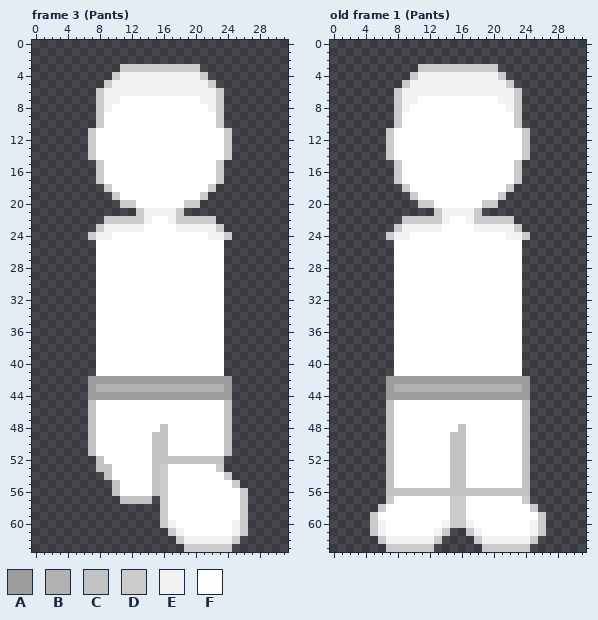
Pixel-art file, stored at Assets/Sprites/Player/Front/Clothes/Legs.aseprite. This is how it looked before the edit.
32x64 pixels, 3 frames. Shown: frame 3 (Pants), old frame 1 (Pants). The commit also changed other frames, which this record leaves out.
Visible layers, top first: "Legs", "Layer 1".
Palette (. is transparent): A #9c9c9c  B #b1b1b1  C #c2c2c2  D #cbcbcb  E #f2f2f2  F #ffffff
Pixels before, frame 3 (Pants), first column x 7:
 3 ....DDDDDDDDDD......
 4 ...DEEEEEEEEEED.....
 5 ..DEEEEEEEEEEEED....
 6 .DEEEEEEEEEEEEEED...
 7 .DEEFFFFFFFFFFEED...
 8 .DEFFFFFFFFFFFFED...
 9 .DFFFFFFFFFFFFFFD...
10 .DFFFFFFFFFFFFFFD...
11 DFFFFFFFFFFFFFFFFD..
12 DFFFFFFFFFFFFFFFFD..
13 DFFFFFFFFFFFFFFFFD..
14 DFFFFFFFFFFFFFFFFD..
15 .DFFFFFFFFFFFFFFD...
16 .DFFFFFFFFFFFFFFD...
17 .DFFFFFFFFFFFFFFD...
18 ..DFFFFFFFFFFFFD....
19 ...DFFFFFFFFFFD.....
20 ....DDFFFFFFDD......
21 ......DEEEED........
22 ..DDDDDEFFEDDDDD....
23 .DEEEEEFFFFEEEEED...
24 DEEFFFFFFFFFFFFEED..
25 .FFFFFFFFFFFFFFFF...
26 .FFFFFFFFFFFFFFFF...
27 .FFFFFFFFFFFFFFFF...
28 .FFFFFFFFFFFFFFFF...
29 .FFFFFFFFFFFFFFFF...
30 .FFFFFFFFFFFFFFFF...
31 .FFFFFFFFFFFFFFFF...
32 .FFFFFFFFFFFFFFFF...
33 .FFFFFFFFFFFFFFFF...
34 .FFFFFFFFFFFFFFFF...
35 .FFFFFFFFFFFFFFFF...
36 .FFFFFFFFFFFFFFFF...
37 .FFFFFFFFFFFFFFFF...
38 .FFFFFFFFFFFFFFFF...
39 .FFFFFFFFFFFFFFFF...
40 .FFFFFFFFFFFFFFFF...
41 .FFFFFFFFFFFFFFFF...
42 AAAAAAAAAAAAAAAAAA..
43 ABBBBBBBBBBBBBBBBA..
44 AAAAAAAAAAAAAAAAAA..
45 CFFFFFFFFFFFFFFFFC..
46 CFFFFFFFFFFFFFFFFC..
47 CFFFFFFFFFFFFFFFFC..
48 CFFFFFFFFCFFFFFFFC..
49 CFFFFFFFCCFFFFFFFC..
50 CFFFFFFFCCFFFFFFFC..
51 CFFFFFFFCCFFFFFFFC..
52 .CFFFFFFCCCCCCCCC...
53 .CCFFFFFCDFFFFFFD...
54 ..CFFFFFCDFFFFFFFD..
55 ...CFFFFCDFFFFFFFFD.
56 ...CFFFFCDFFFFFFFFFD
57 ....CCCC.DFFFFFFFFFD
58 .........DFFFFFFFFFD
59 .........DFFFFFFFFFD
60 .........DEFFFFFFFED
61 ..........DEFFFFFFED
62 ...........DEEEEEED.
63 ............DDDDDD..
Pixels before, old frame 1 (Pants), first column x 5:
 3 ......DDDDDDDDDD......
 4 .....DEEEEEEEEEED.....
 5 ....DEEEEEEEEEEEED....
 6 ...DEEEEEEEEEEEEEED...
 7 ...DEEFFFFFFFFFFEED...
 8 ...DEFFFFFFFFFFFFED...
 9 ...DFFFFFFFFFFFFFFD...
10 ...DFFFFFFFFFFFFFFD...
11 ..DFFFFFFFFFFFFFFFFD..
12 ..DFFFFFFFFFFFFFFFFD..
13 ..DFFFFFFFFFFFFFFFFD..
14 ..DFFFFFFFFFFFFFFFFD..
15 ...DFFFFFFFFFFFFFFD...
16 ...DFFFFFFFFFFFFFFD...
17 ...DFFFFFFFFFFFFFFD...
18 ....DFFFFFFFFFFFFD....
19 .....DFFFFFFFFFFD.....
20 ......DDFFFFFFDD......
21 ........DEEEED........
22 ....DDDDDEFFEDDDDD....
23 ...DEEEEEFFFFEEEEED...
24 ..DEEFFFFFFFFFFFFEED..
25 ...FFFFFFFFFFFFFFFF...
26 ...FFFFFFFFFFFFFFFF...
27 ...FFFFFFFFFFFFFFFF...
28 ...FFFFFFFFFFFFFFFF...
29 ...FFFFFFFFFFFFFFFF...
30 ...FFFFFFFFFFFFFFFF...
31 ...FFFFFFFFFFFFFFFF...
32 ...FFFFFFFFFFFFFFFF...
33 ...FFFFFFFFFFFFFFFF...
34 ...FFFFFFFFFFFFFFFF...
35 ...FFFFFFFFFFFFFFFF...
36 ...FFFFFFFFFFFFFFFF...
37 ...FFFFFFFFFFFFFFFF...
38 ...FFFFFFFFFFFFFFFF...
39 ...FFFFFFFFFFFFFFFF...
40 ...FFFFFFFFFFFFFFFF...
41 ...FFFFFFFFFFFFFFFF...
42 ..AAAAAAAAAAAAAAAAAA..
43 ..ABBBBBBBBBBBBBBBBA..
44 ..AAAAAAAAAAAAAAAAAA..
45 ..CFFFFFFFFFFFFFFFFC..
46 ..CFFFFFFFFFFFFFFFFC..
47 ..CFFFFFFFFFFFFFFFFC..
48 ..CFFFFFFFFCFFFFFFFC..
49 ..CFFFFFFFCCFFFFFFFC..
50 ..CFFFFFFFCCFFFFFFFC..
51 ..CFFFFFFFCCFFFFFFFC..
52 ..CFFFFFFFCCFFFFFFFC..
53 ..CFFFFFFFCCFFFFFFFC..
54 ..CFFFFFFFCCFFFFFFFC..
55 ..CFFFFFFFCCFFFFFFFC..
56 ..CCCCCCCCCCCCCCCCCC..
57 ..DFFFFFFFDDFFFFFFFD..
58 .DFFFFFFFFDDFFFFFFFFD.
59 DFFFFFFFFFDDFFFFFFFFFD
60 DEFFFFFFFEDDEFFFFFFFED
61 DEFFFFFFED..DEFFFFFFED
62 .DEEEEEED....DEEEEEED.
63 ..DDDDDD......DDDDDD..
Once edited:
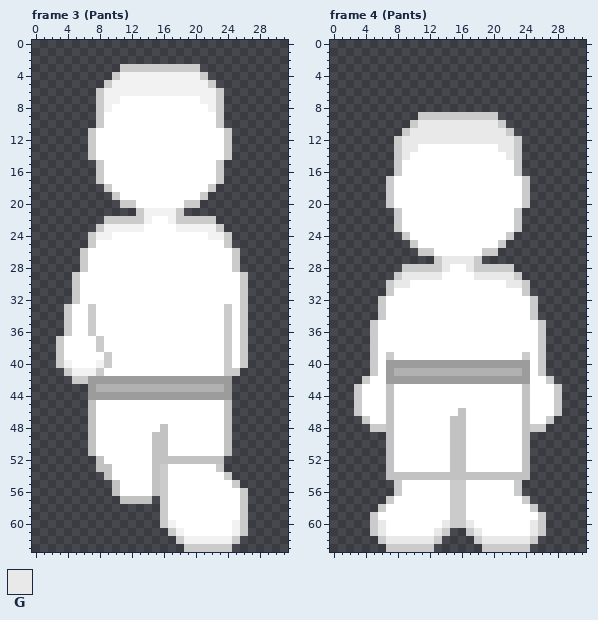
Colours new in this view: G #e9e9e9
A new or re-ordered frame is compared with the old frame closest to it.
The edit:
frames 3 -> 4
layer "Arms" now shown
Frame 3 (Pants), layer "Arms":
y 25: x 7 . -> D; x 24 . -> D
y 26..28: x 6..7 .. -> DF; x 24..25 .. -> FD
y 29..32: x 5..7 ... -> DFF; x 24..26 ... -> FFD
y 33..36: x 4..7 .... -> DFFD; x 24..26 ... -> DFD
y 37..38: x 3..8 .....F -> DFFFFD; x 24..26 ... -> DFD
y 39: x 3..7 ..... -> DFFFF; x 9 F -> D; x 24..26 ... -> DFD
y 40: x 3..9 .....FF -> DEFFFED; x 24..26 ... -> DFD
y 41: x 4..8 ....F -> DEEED; x 24..25 .. -> DD
y 42: x 5..6 .. -> DD
Frame 4 (Pants) is new; against old frame 1 (Pants), layers "Legs", "Arms", "Layer 1":
y 3: x 11..20 DDDDDDDDDD -> ..........
y 4: x 10..21 DEEEEEEEEEED -> ............
y 5: x 9..22 DEEEEEEEEEEEED -> ..............
y 6: x 8..23 DEEEEEEEEEEEEEED -> ................
y 7: x 8..23 DEEFFFFFFFFFFEED -> ................
y 8: x 8..23 DEFFFFFFFFFFFFED -> ................
y 9: x 8..23 DFFFFFFFFFFFFFFD -> ...DDDDDDDDDD...
y 10: x 8..23 DFFFFFFFFFFFFFFD -> ..DGGGGGGGGGGD..
y 11: x 7..24 DFFFFFFFFFFFFFFFFD -> ..DGGGGGGGGGGGGD..
y 12: x 7..24 DFFFFFFFFFFFFFFFFD -> .DGGGGGGGGGGGGGGD.
y 13: x 7..10 DFFF -> .DGG; x 21..24 FFFD -> GGD.
y 14: x 7..9 DFF -> .DG; x 22..24 FFD -> GD.
y 17: x 7..8 .D -> DF; x 23..24 D. -> FD
y 18: x 7..9 ..D -> DFF; x 22..24 D.. -> FFD
y 19: x 7..10 ...D -> DFFF; x 21..24 D... -> FFFD
y 20: x 7..12 ....DD -> DFFFFF; x 19..24 DD.... -> FFFFFD
y 21: x 8..23 .....DEEEED..... -> DFFFFFFFFFFFFFFD
y 22: x 8..14 .DDDDDE -> DFFFFFF; x 17..23 EDDDDD. -> FFFFFFD
y 23: x 9..13 EEEEE -> FFFFF; x 18..22 EEEEE -> FFFFF
y 24: x 7..9 DEE -> ..D; x 22..24 EED -> D..
y 25: x 8..10 FFF -> ..D; x 21..23 FFF -> D..
y 26: x 8..12 FFFFF -> ...DD; x 19..23 FFFFF -> DD...
y 27: x 8..23 FFFFFFFFFFFFFFFF -> .....DGGGGD.....
y 28: x 8..14 FFFFFFF -> .DDDDDG; x 17..23 FFFFFFF -> GDDDDD.
y 29: x 8..13 FFFFFF -> DGGGGG; x 18..23 FFFFFF -> GGGGGD
y 30: x 7..9 .FF -> DGG; x 22..24 FF. -> GGD
y 31: x 7 . -> D; x 24 . -> D
y 32..34: x 6..7 .. -> DF; x 24..25 .. -> FD
y 35..38: x 5..7 ... -> DFF; x 24..26 ... -> FFD
y 39: x 5..7 ... -> DFD; x 24..26 ... -> DFD
y 40: x 5..26 ...FFFFFFFFFFFFFFFF... -> DFAAAAAAAAAAAAAAAAAAFD
y 41: x 5..26 ...FFFFFFFFFFFFFFFF... -> DFABBBBBBBBBBBBBBBBAFD
y 42: x 4..6 ... -> DFF; x 25..27 ... -> FFD
y 43: x 3..28 ....ABBBBBBBBBBBBBBBBA.... -> DFFFCFFFFFFFFFFFFFFFFCFFFD
y 44: x 3..28 ....AAAAAAAAAAAAAAAAAA.... -> DFFFCFFFFFFFFFFFFFFFFCFFFD
y 45: x 3..6 .... -> DFFF; x 25..28 .... -> FFFD
y 46: x 3..6 .... -> DFFF; x 16 F -> C; x 25..28 .... -> FFFD
y 47: x 4..6 ... -> DFF; x 15..16 FF -> CC; x 25..27 ... -> FFD
y 48: x 5..6 .. -> DD; x 15 F -> C; x 25..26 .. -> DD
y 54: x 8..14 FFFFFFF -> CCCCCCC; x 17..23 FFFFFFF -> CCCCCCC
y 55: x 7..8 CF -> .D; x 15..16 CC -> DD; x 23..24 FC -> D.
y 56: x 7..24 CCCCCCCCCCCCCCCCCC -> .DFFFFFFDDFFFFFFD.
y 60: x 6 E -> G; x 14 E -> G; x 17 E -> G; x 25 E -> G
y 61: x 6 E -> G; x 13 E -> G; x 18 E -> G; x 25 E -> G
y 62: x 7..12 EEEEEE -> GGGGGG; x 19..24 EEEEEE -> GGGGGG
Pixel boxes of the changes (left, top, right, bottom) in both pictures:
changed: (56, 240, 112, 384)
added: (224, 240, 248, 376)
changed: (354, 64, 562, 432)
changed: (386, 472, 530, 496)
changed: (378, 520, 538, 544)
